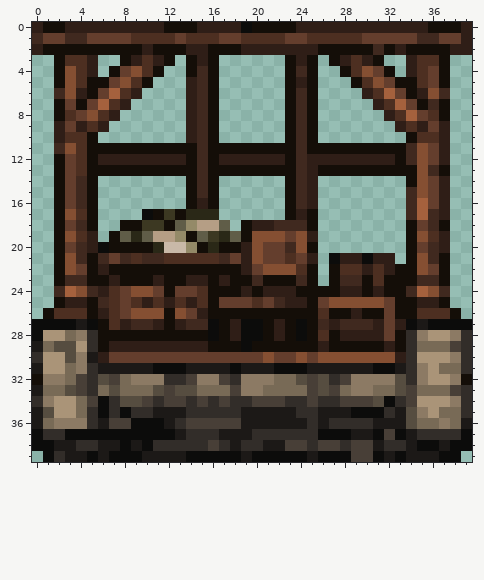
Pixel-art sprite: content/Entities/Structures/Buildings/Outpost/outpost.00.png. Above is the file before it was changed.
The file is 40x40 pixels. Colours within 5 levels of each other are drawn and written as one.
The result:
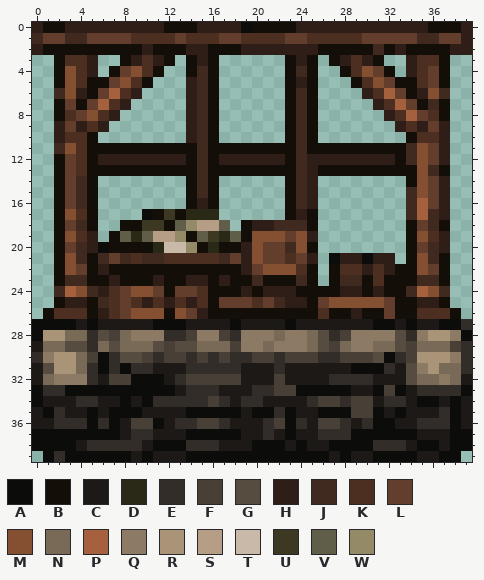
Palette (. is transparent): A #0c0c0b  B #140e08  C #1c1917  D #2a2817  E #322d29  F #483f37  G #564d40  H #2f1e17  J #40291f  K #4d2f21  L #643e2d  M #854f32  N #786a56  P #a5613d  Q #8c7a64  R #aa9478  S #b59e85  T #c9b9a8  U #3c3822  V #605d48  W #948a68
Difference:
y 27: x 6..33 BKHJJHBHJJABHAABHBABJHJJJHLH -> CCCCCAAACCCCACCCCACCCCCCCAAC; x 36 A -> C; x 39 A -> E
y 28: x 4 Q -> N; x 6..33 BBBBBBBBBBABHAABHBABKBHHHHLB -> GFNQQQEEFQQFEQQQNQQNGEFQQQQG; x 39 E -> A
y 29: x 2 G -> N; x 4 R -> G; x 6..34 BHHHHHHHHHBBBABBBBBBHBBBBBHBE -> NGNNNGFGGNNNFQQNQQQNGFNQQNNGF
y 30: x 1 R -> Q; x 3..34 GQCHLLLLLLLLLLLLLLMLLMLMMMMMMMHE -> RNFAEGGFEFFEFEFEEFFEFFFEEFFFGAEF
y 31: x 1 R -> G; x 3..4 NQ -> RN; x 6..18 CCCCCAAACCCCA -> AEAEECCCEEEEE; x 22..24 AAA -> ECC; x 29..30 CC -> AA; x 32 A -> E; x 34 E -> G
y 32: x 0..1 BQ -> CN; x 3..4 NF -> QQ; x 6 G -> C; x 8..12 NQQQE -> FAAAC; x 15..16 QQ -> FF; x 18..26 EQQQNNGFG -> FCCCFCCCC; x 28..39 FQQQQGEQRRQB -> EEECCCGNNQNC
y 33: x 0..39 CNNGFENGNNNGFGGNNNFQQNNNNFGFNQQNNGFNNNFE -> AEEAAAAAAAAAACEEECCCEEFFAAAAACCAFACEEEEA
y 34: x 0..10 EQRRNFAEGGF -> ACCCEECCACA; x 12..13 FF -> EE; x 15..18 FEFE -> EFEC; x 20..28 FFFEEFEEF -> ECCCCEFFE; x 31..32 GA -> CE; x 34..39 FRRRQE -> CAACAC
y 35: x 1..7 GRRNEAE -> AECCACA; x 9..10 EE -> AC; x 14..18 EEEEE -> AAAAA; x 20..30 CCCCEECCCAA -> AAEACCAAAFF; x 32..39 ECGQRNNE -> CACCCEAC
y 36: x 1..10 NQQQECFFAA -> CEEEAEACFF; x 14 F -> E; x 17..18 FF -> EC; x 21..27 CCCCECE -> EFAECFF; x 29 E -> C; x 31..32 CC -> AA; x 34..38 GNNQN -> CEEEA
y 37: x 1..2 EE -> AA; x 8..12 AAAAA -> CEECC; x 14..18 EEECC -> AAAAA; x 20 E -> C; x 22..30 EEEEAAACC -> CACCEEEAA; x 32 F -> A; x 34..38 CEEEE -> ACCCA
y 38: x 2..4 CCE -> AAC; x 6..13 CCACAEEE -> EEEECAAA; x 16..17 FE -> EC; x 19..31 EECCFFEFFEFFC -> CAAACACCAAAAE
y 39: x 3..4 CC -> AA; x 6 C -> A; x 9..10 AC -> CA; x 19 C -> A; x 25 C -> A; x 27 A -> C; x 29..30 FF -> CC; x 32 C -> A; x 34 C -> A
Pixel boxes of the changes (left, top, right, bottom) in both pictures:
changed: (32, 319, 472, 462)
